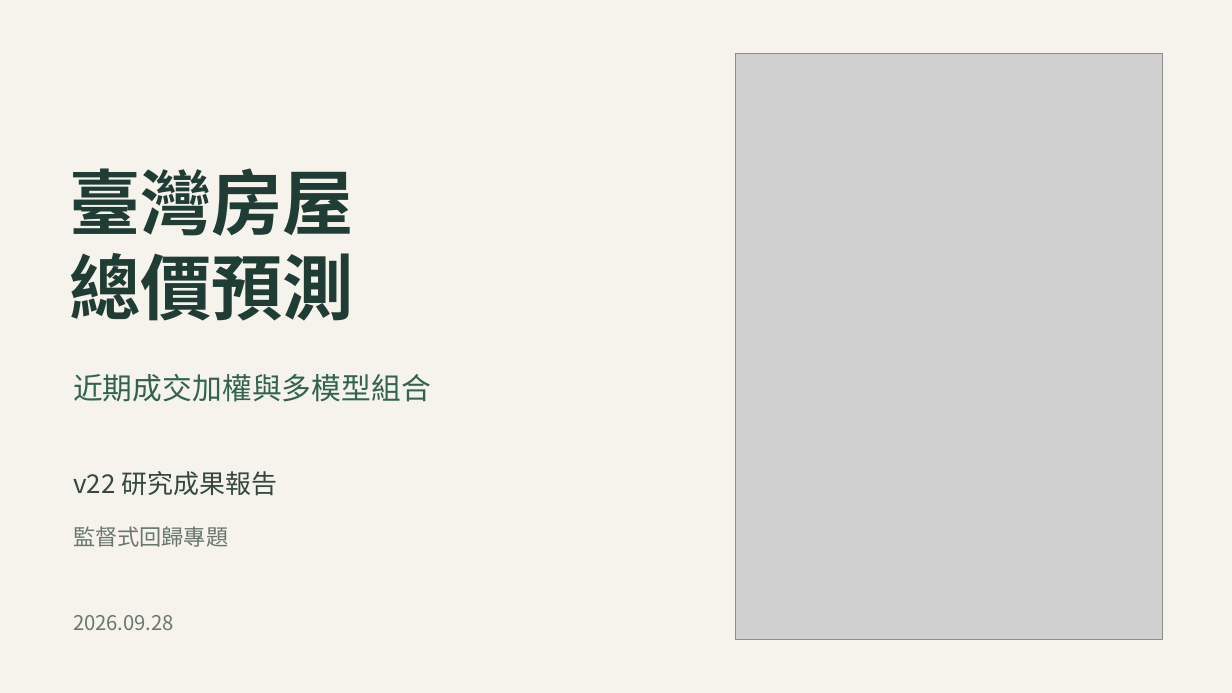
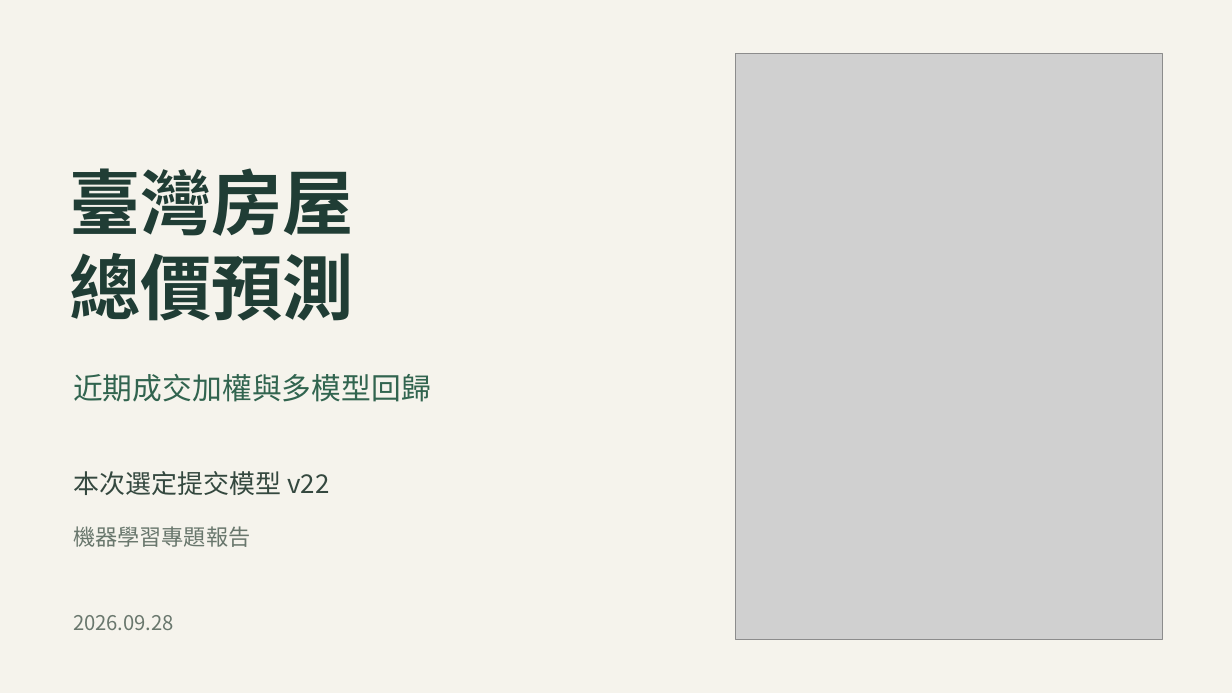
Before and after one commit to ziyi930108/nycu-house-price-regression, a slide deck: slide 1 of presentation/臺灣房價預測_正式報告_v22.pptx. Drawn at 1232x693 pixels with LibreOffice and Linux fonts; fonts in the diff are those of the drawing; grey boxes stand for pictures. Boxes give left, top, right and bottom in pixels: in the first picture for what was removed or moved away, otherwise in the second. Text is boxed around its words. In the diff, an @@ line names an element or a change of style, - is before the commit and + after.

```diff
--- a/presentation/臺灣房價預測_正式報告_v22.pptx
+++ b/presentation/臺灣房價預測_正式報告_v22.pptx
@@ text at box(73, 374, 431, 402): text changed @@
-近期成交加權與多模型組合
+近期成交加權與多模型回歸
@@ text at box(73, 471, 329, 495): text changed @@
-v22 研究成果報告
+本次選定提交模型 v22
@@ text at box(73, 526, 250, 547): text changed @@
-監督式回歸專題
+機器學習專題報告
```
Also in this commit, not shown: 10 other slides changed, 4 slides added, 5 slides removed, 19 other files.
